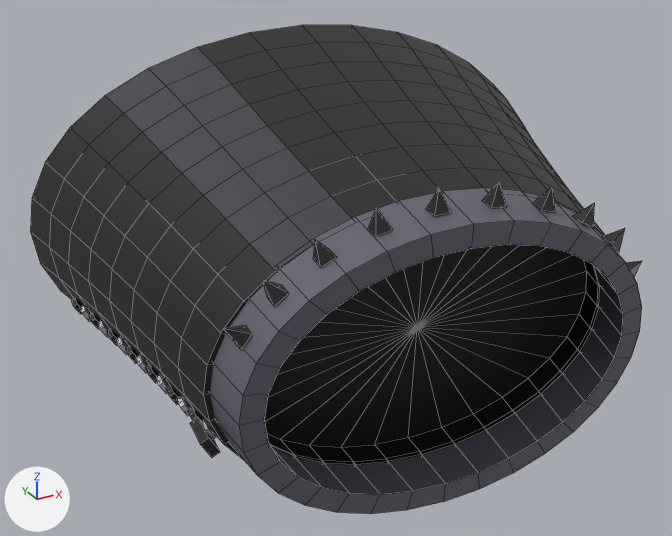
A saved change to the FBX model Assets/ZonkContent/Art/Models/Sleeves/Sleeve_Biker.fbx.
One viewpoint serves both versions: a camera (50 mm lens) standing at (-0.733, -0.482, 0.677) and looking at (-0.038, 0.782, 0.046). Arrows for +X, +Y and +Z are at lower left; the lights stay in place. The picture after the commit comes second. Mesh edges are drawn as thin lines. Where no turn or scale is listed for an object, it has been applied to the vertices.

The first picture shows 'Sleeve_Biker'.
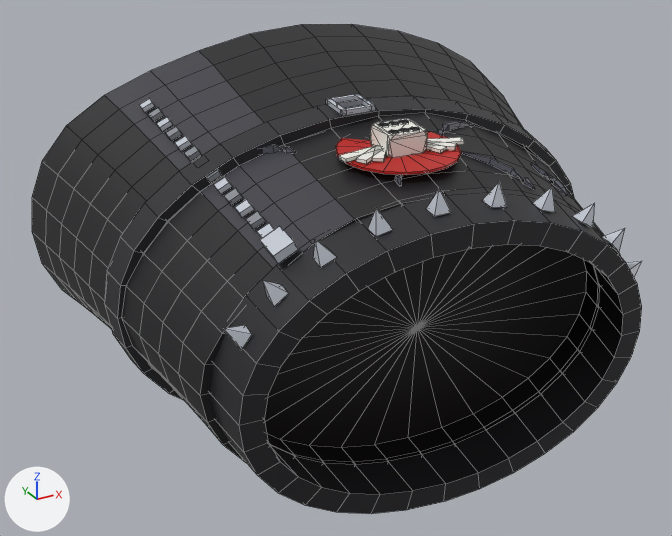
The change, as a list of edits to the scene's bpy script:
```text
Change me_sleeve_biker:
    remove me_sleeve_biker.from_pydata(...)  # 652 vertices, 652 faces; spans x -0.467..0.548, y 0.385..1.123, z -0.252..0.403
    add me_sleeve_biker.from_pydata(...)  # 1167 vertices, 1170 faces; spans x -0.465..0.549, y 0.385..1.123, z -0.25..0.405
    me_sleeve_biker part 1: the loose piece of 8 vertices spanning x -0.373..-0.354, y 0.547..0.57, z -0.056..-0.033 is multiplied about its middle by the matrix ((0.006, 0.015, 1.0), (0.155, 0.988, -0.016), (-0.988, 0.155, 0.004)), then moved by (0.104, -0.028, 0.265)
    me_sleeve_biker part 2: the loose piece of 8 vertices spanning x -0.376..-0.357, y 0.583..0.606, z -0.055..-0.032 is multiplied about its middle by the matrix ((0.0, 0.015, 1.0), (0.156, 0.988, -0.015), (-0.988, 0.156, -0.002)), then moved by (0.107, -0.028, 0.27)
    me_sleeve_biker part 3: the loose piece of 8 vertices spanning x -0.379..-0.361, y 0.618..0.641, z -0.054..-0.031 is multiplied about its middle by the matrix ((-0.005, 0.016, 1.0), (0.156, 0.988, -0.015), (-0.988, 0.156, -0.008)), then moved by (0.109, -0.029, 0.275)
    me_sleeve_biker part 4: the loose piece of 8 vertices spanning x -0.383..-0.364, y 0.653..0.677, z -0.054..-0.031 is multiplied about its middle by the matrix ((-0.01, 0.016, 1.0), (0.156, 0.988, -0.015), (-0.988, 0.156, -0.013)), then moved by (0.112, -0.029, 0.28)
    me_sleeve_biker part 5: the loose piece of 8 vertices spanning x -0.387..-0.368, y 0.689..0.712, z -0.053..-0.03 is multiplied about its middle by the matrix ((-0.016, 0.017, 1.0), (0.157, 0.988, -0.014), (-0.987, 0.157, -0.018)), then moved by (0.115, -0.03, 0.286)
    me_sleeve_biker part 6: the loose piece of 8 vertices spanning x -0.391..-0.372, y 0.724..0.748, z -0.052..-0.029 is multiplied about its middle by the matrix ((-0.021, 0.017, 1.0), (0.157, 0.987, -0.014), (-0.987, 0.157, -0.023)), then moved by (0.118, -0.031, 0.292)
    me_sleeve_biker part 7: the loose piece of 8 vertices spanning x -0.395..-0.376, y 0.76..0.783, z -0.051..-0.029 is multiplied about its middle by the matrix ((-0.025, 0.018, 1.0), (0.158, 0.987, -0.013), (-0.987, 0.157, -0.028)), then moved by (0.12, -0.031, 0.298)
    me_sleeve_biker part 8: the loose piece of 8 vertices spanning x -0.4..-0.381, y 0.796..0.819, z -0.051..-0.028 is multiplied about its middle by the matrix ((-0.03, 0.018, 0.999), (0.158, 0.987, -0.013), (-0.987, 0.158, -0.032)), then moved by (0.123, -0.032, 0.304)
    me_sleeve_biker part 9: the loose piece of 8 vertices spanning x -0.404..-0.386, y 0.831..0.854, z -0.05..-0.028 is multiplied about its middle by the matrix ((-0.034, 0.018, 0.999), (0.158, 0.987, -0.013), (-0.987, 0.158, -0.037)), then moved by (0.126, -0.033, 0.31)
    me_sleeve_biker part 10: the loose piece of 8 vertices spanning x -0.409..-0.39, y 0.867..0.89, z -0.05..-0.027 is multiplied about its middle by the matrix ((-0.038, 0.019, 0.999), (0.159, 0.987, -0.013), (-0.987, 0.158, -0.041)), then moved by (0.13, -0.033, 0.317)
    me_sleeve_biker part 11: the loose piece of 8 vertices spanning x -0.414..-0.395, y 0.902..0.926, z -0.05..-0.027 is multiplied about its middle by the matrix ((-0.043, 0.019, 0.999), (0.159, 0.987, -0.012), (-0.986, 0.158, -0.045)), then moved by (0.133, -0.034, 0.324)
    me_sleeve_biker part 12: the loose piece of 8 vertices spanning x -0.42..-0.401, y 0.938..0.961, z -0.049..-0.027 is multiplied about its middle by the matrix ((-0.047, 0.02, 0.999), (0.159, 0.987, -0.012), (-0.986, 0.159, -0.049)), then moved by (0.136, -0.035, 0.331)
    me_sleeve_biker part 13: the loose piece of 8 vertices spanning x -0.425..-0.406, y 0.974..0.997, z -0.049..-0.027 is multiplied about its middle by the matrix ((-0.05, 0.02, 0.999), (0.16, 0.987, -0.012), (-0.986, 0.159, -0.053)), then moved by (0.139, -0.036, 0.339)
    me_sleeve_biker part 14: the loose piece of 8 vertices spanning x -0.431..-0.412, y 1.009..1.033, z -0.049..-0.026 is multiplied about its middle by the matrix ((-0.054, 0.02, 0.998), (0.16, 0.987, -0.011), (-0.986, 0.159, -0.056)), then moved by (0.143, -0.037, 0.346)
    me_sleeve_biker part 15: the loose piece of 8 vertices spanning x -0.387..-0.355, y 0.524..0.575, z -0.068..-0.029 is multiplied about its middle by the matrix ((0.008, 0.015, 1.0), (0.155, 0.988, -0.016), (-0.988, 0.155, 0.006)), then moved by (0.106, -0.028, 0.275)
    me_sleeve_biker part 16: 244 vertices moved from x -0.452..0.524, y 0.462..1.048, z -0.243..0.384 to x -0.438..0.477, y 0.461..1.002, z -0.23..0.362; 40 vertices removed from x -0.467..0.548, y 0.736..1.123, z -0.252..0.403; 555 vertices added at x -0.465..0.549, y 0.496..1.123, z -0.25..0.405
    me_sleeve_biker part 17: 178 kept faces spanning x -0.37..0.298, y 0.385..0.538, z -0.2..0.294 get new texture (UV) coordinates
```

What differs and where, as boxes (x1, y1, x2, y2) in the pictures (672 x 536 px; the box of a moved part takes in the faces that stretch with it):
'Sleeve_Biker', reshaped: before (30, 25, 642, 514); after (32, 24, 642, 514)
part 1 of me_sleeve_biker, moved or reshaped (not visible afterwards): before (202, 420, 216, 439)
part 2 of me_sleeve_biker, moved or reshaped: before (188, 408, 202, 421); after (257, 223, 275, 238)
part 3 of me_sleeve_biker, moved or reshaped: before (177, 397, 190, 416); after (246, 211, 266, 230)
part 4 of me_sleeve_biker, moved or reshaped: before (166, 386, 179, 405); after (235, 199, 254, 218)
part 5 of me_sleeve_biker, moved or reshaped: before (156, 375, 169, 394); after (224, 188, 243, 206)
part 6 of me_sleeve_biker, moved or reshaped: before (146, 365, 158, 383); after (213, 177, 233, 194)
part 7 of me_sleeve_biker, moved or reshaped: before (135, 355, 147, 373); after (207, 170, 222, 183)
part 8 of me_sleeve_biker, moved or reshaped (not visible afterwards): before (126, 346, 138, 364)
part 9 of me_sleeve_biker, moved or reshaped: before (116, 337, 128, 354); after (184, 146, 202, 162)
part 10 of me_sleeve_biker, moved or reshaped: before (107, 329, 118, 346); after (175, 136, 192, 151)
part 11 of me_sleeve_biker, moved or reshaped: before (98, 321, 109, 337); after (166, 126, 182, 141)
part 12 of me_sleeve_biker, moved or reshaped: before (89, 313, 99, 329); after (157, 117, 173, 132)
part 13 of me_sleeve_biker, moved or reshaped: before (80, 305, 91, 321); after (148, 108, 164, 122)
part 14 of me_sleeve_biker, moved or reshaped: before (72, 298, 82, 314); after (140, 98, 155, 112)
part 15 of me_sleeve_biker, moved or reshaped: before (190, 418, 220, 458); after (260, 226, 299, 264)
part 16 of me_sleeve_biker, reshaped: before (30, 25, 605, 465); after (32, 24, 621, 465)
part 17 of me_sleeve_biker, surface changed (darker): (210, 181, 642, 514) in both
